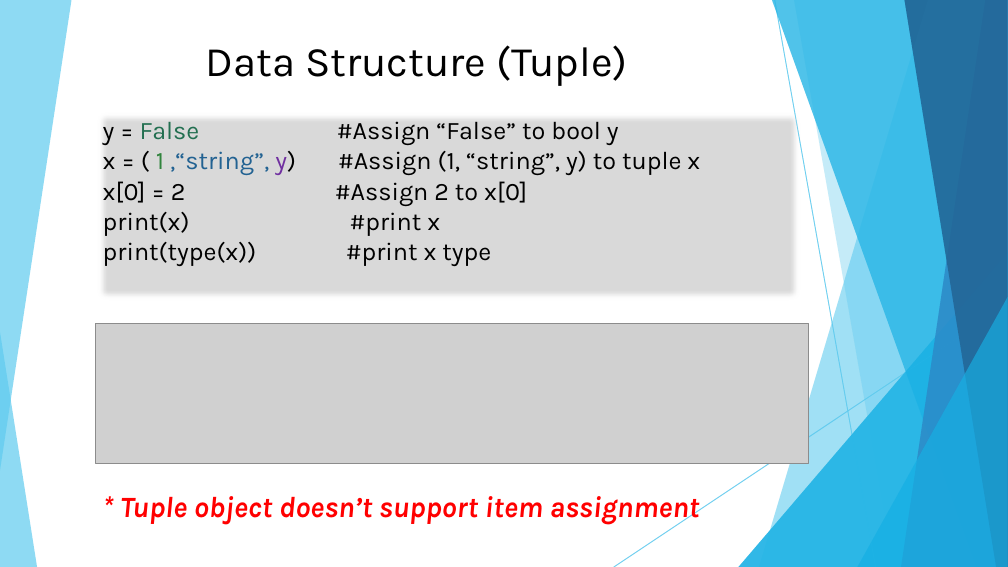
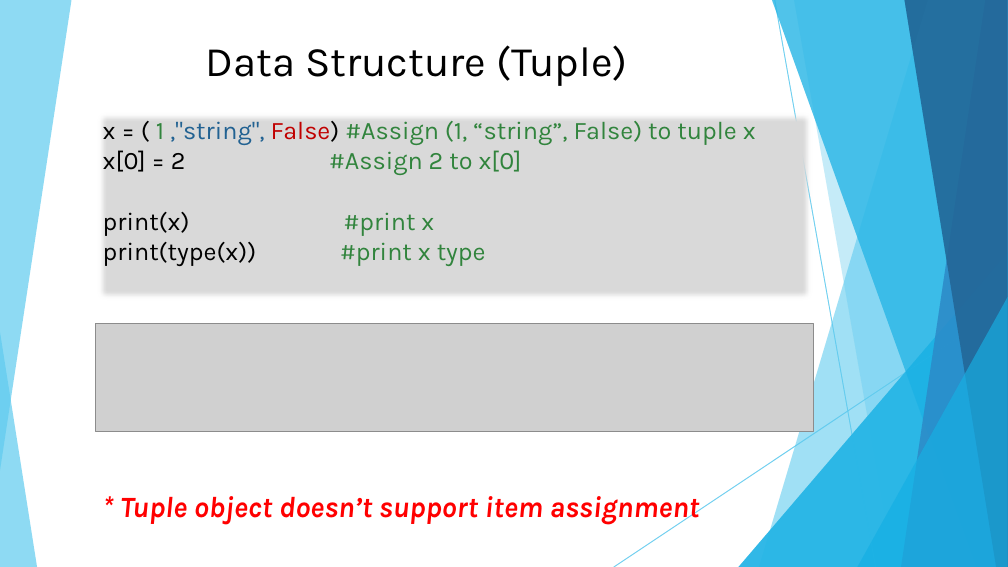
Before and after one commit to DavidChu0424/PythonIntroduction, a slide deck: slide 37 of Python Introduction.pptx (slide 32 before the commit). Drawn at 1008x567 pixels with LibreOffice and Linux fonts; fonts in the diff are those of the drawing; grey boxes stand for pictures. Boxes give left, top, right and bottom in pixels: in the first picture for what was removed or moved away, otherwise in the second. Text is boxed around its words. In the diff, an @@ line names an element or a change of style, - is before the commit and + after.

```diff
--- a/Python Introduction.pptx
+++ b/Python Introduction.pptx
@@ text at (x1=103, y1=121, x2=756, y2=145): text changed; text colour #000000 to #31843D @@
-y = False #Assign “False” to bool y
-x = ( 1 ,“string”, y) #Assign (1, “string”, y) to tuple x
+x = ( 1 ,"string", False) #Assign (1, “string”, False) to tuple x
@@ text at (x1=103, y1=150, x2=522, y2=266): text colour #000000 to #31843D in "#Assign 2 to x[0]", "#print x", "#print x type" @@
@@ picture resized from (x1=95, y1=323, x2=809, y2=463) to (x1=95, y1=323, x2=814, y2=432) @@
```
Also in this commit, not shown: 38 other slides changed, 12 slides added.
